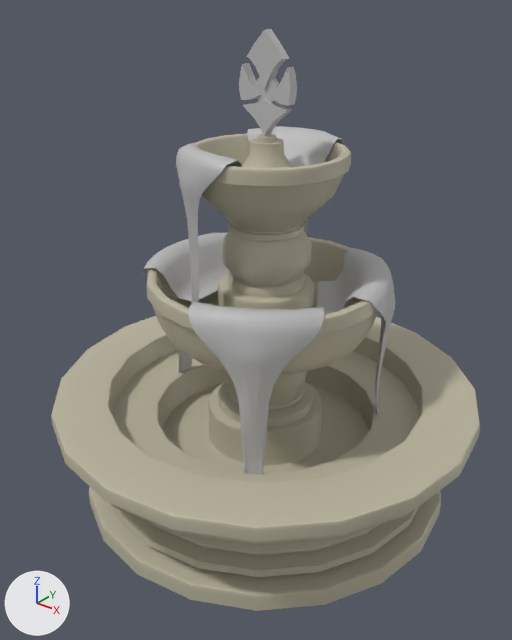
Two versions of the FBX model CandificationV2/Assets/Meshes/courtyard_fountain.fbx, one commit apart.
The view is the same before and after, from a 50 mm lens placed at (0.1193, 0.01, 0.0647), pointed at (0.0689, 0.0731, 0.0256). Arrows for +X, +Y and +Z are at lower left; the lights stay in place. Where no turn or scale is listed for an object, it has been applied to the vertices.

Names of what the first picture shows: 'emblem', 'fountain_body', 'streams'.
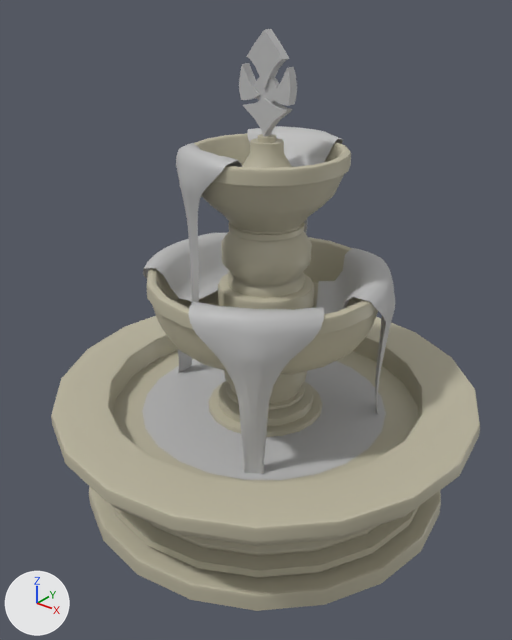
Where the newer file only moved an object's origin or applied its transform, the numbers keep the older frame.

Changed parts and their boxes (x1, y1, x2, y2) in the pictures (512 x 640 px):
'streams', reshaped: before (143, 126, 395, 474); after (142, 126, 395, 480)
part 1 of me_mesh_001, added: after (142, 359, 386, 480)

Edits to the bpy script that builds the scene:
```text
Change me_mesh_001:
    used by ob_streams; location = (0.0682, 0.0749, 0.0296)
    remove me_mesh_001.from_pydata(...)  # 2200 vertices, 2190 faces; spans x -0.0159..0.0159, y -0.0148..0.0148, z -0.0179..0.0179
    add me_mesh_001.from_pydata(...)  # 2261 vertices, 2238 faces; spans x -0.0163..0.0167, y -0.016..0.0171, z -0.0179..0.0179
    me_mesh_001 part 1: a new loose piece of 61 vertices spanning x -0.0163..0.0167, y -0.016..0.0171, z -0.0178, in mat_choc_stream (grey #bcbcbc)
```
